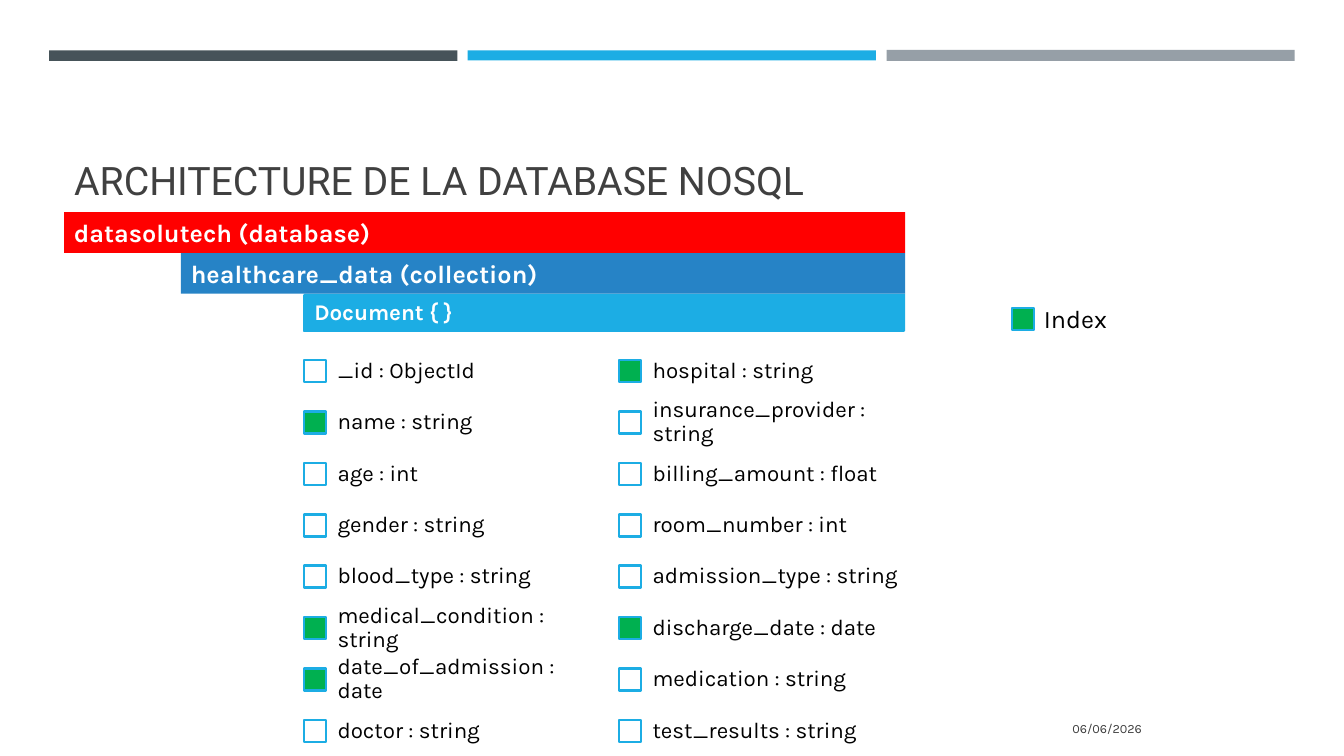
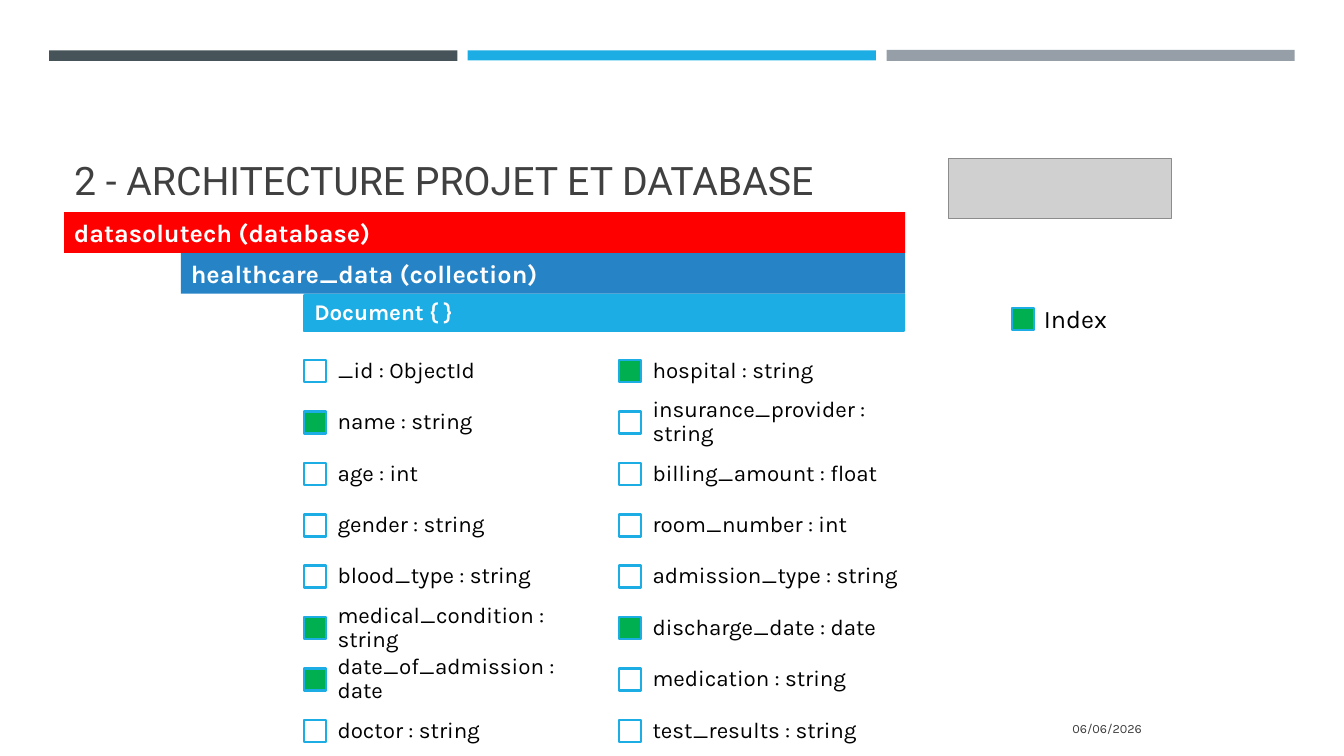
Before and after one commit to Sebules/Project_5_OpenClassrooms_Data_Engineer, a slide deck: slide 5 of ulesie_sebastien_2_presentation_062026.pptx. Drawn at 1344x756 pixels with LibreOffice and Linux fonts; fonts in the diff are those of the drawing; grey boxes stand for pictures. Boxes give left, top, right and bottom in pixels: in the first picture for what was removed or moved away, otherwise in the second. Text is boxed around its words. In the diff, an @@ line names an element or a change of style, - is before the commit and + after.

```diff
--- a/ulesie_sebastien_2_presentation_062026.pptx
+++ b/ulesie_sebastien_2_presentation_062026.pptx
@@ title at box(74, 166, 813, 196): text changed @@
-ARCHITECTURE DE LA DATABASE NOSQL
+2 - ARCHITECTURE PROJET ET DATABASE
@@ picture added at box(949, 158, 1172, 219) @@
```
Also in this commit, not shown: 12 other slides changed, 4 other files.
